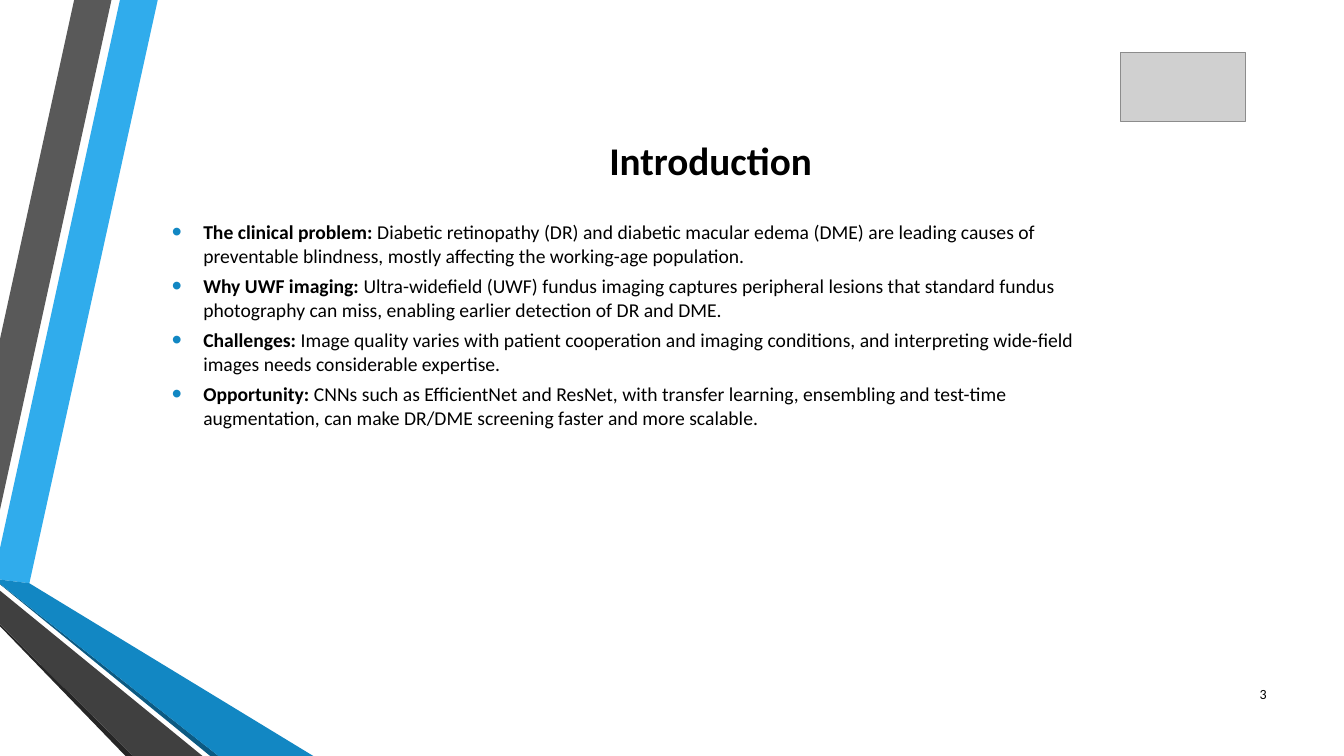
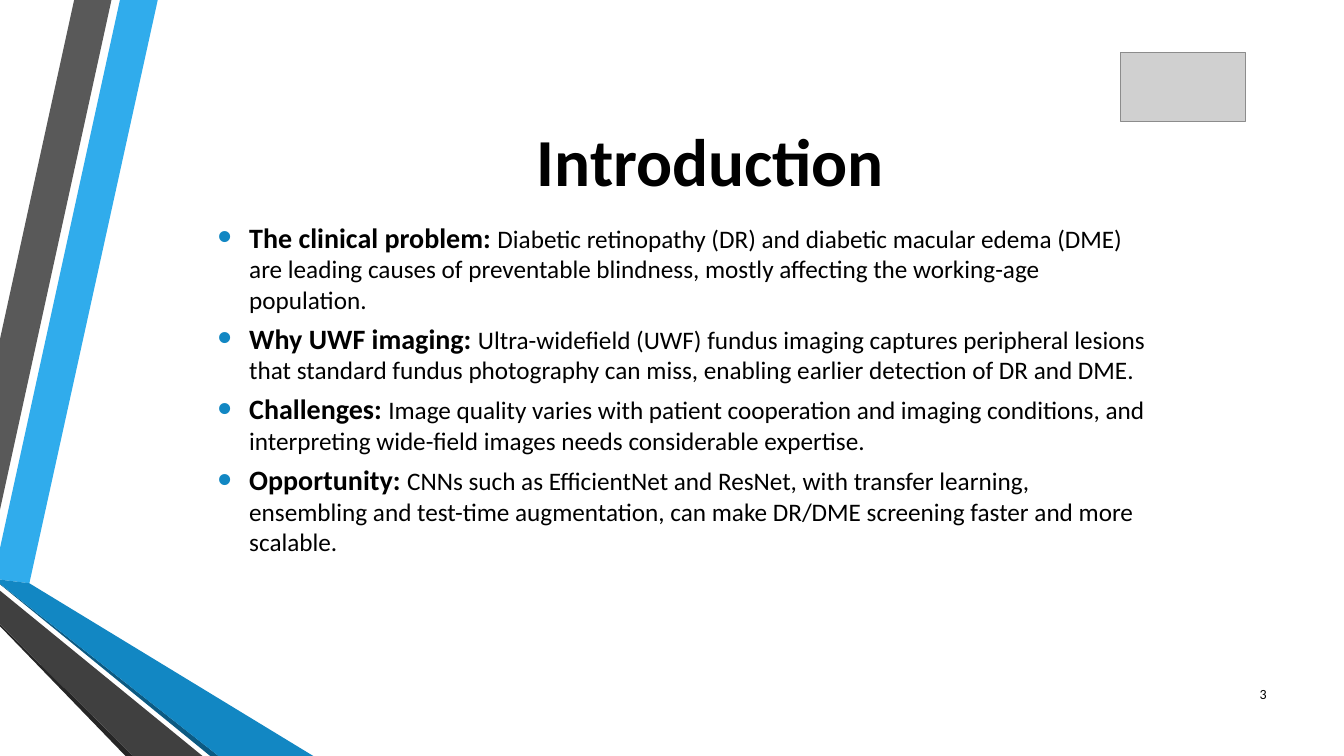
Before and after one commit to rohans-cs24/Review-1, a slide deck: slide 3 of PPT/intro.pptx. Drawn at 1344x756 pixels with LibreOffice and Linux fonts; fonts in the diff are those of the drawing; grey boxes stand for pictures; background and template pictures are left out. Boxes give left, top, right and bottom in pixels: in the first picture for what was removed or moved away, otherwise in the second. Text is boxed around its words. In the diff, an @@ line names an element or a change of style, - is before the commit and + after.

```diff
--- a/PPT/intro.pptx
+++ b/PPT/intro.pptx
@@ title "Introduction" at [537,138,884,187]: size 28 to 48 pt @@
@@ text "The clinical problem: Diabetic retinopathy ...": place and size @@
-text "The clinical problem: Diabetic retinopathy ..." at [203,225,1072,429]
+text "The clinical problem: Diabetic retinopathy ..." at [249,228,1145,552]
@@ text "The clinical problem: Diabetic retinopathy ..." at [249,228,1145,552]: size 14 to 20 pt in "The clinical problem:", "Why UWF imaging:", "Challenges:", "Opportunity:"; size 14 to 18 pt @@
```
Also in this commit, not shown: 2 other slides changed, 40 other files.
